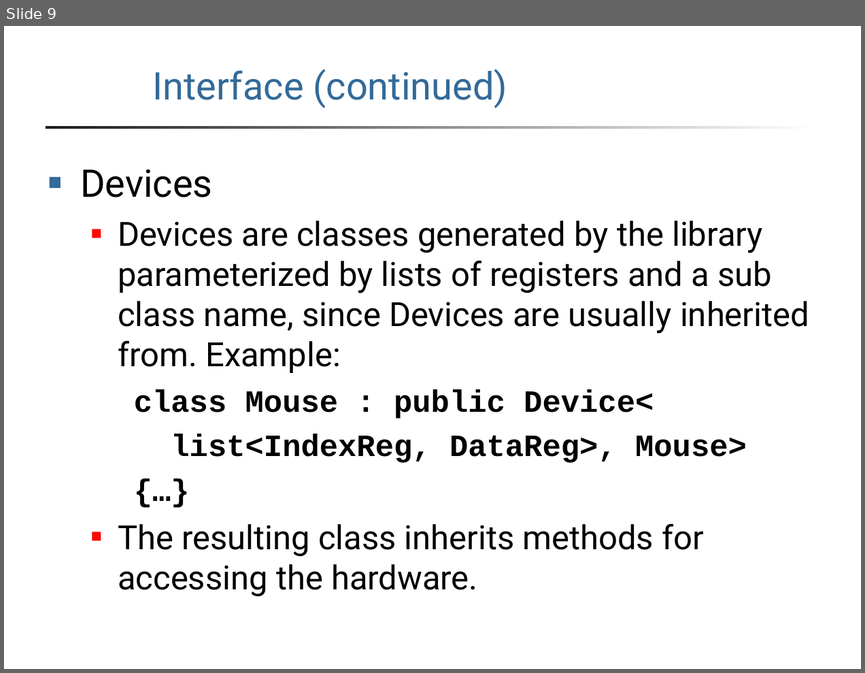
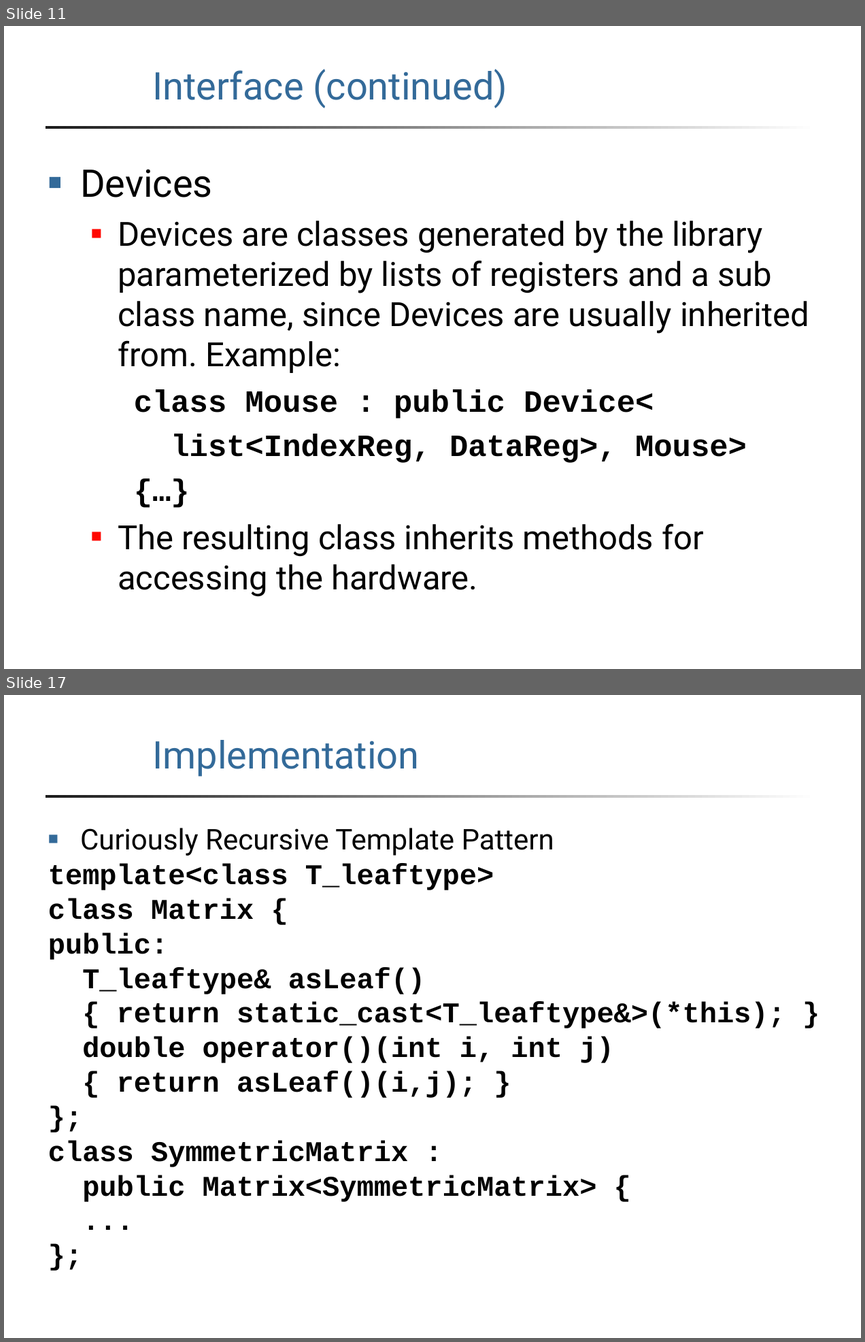
Before and after one commit to ryanofsky/device, a slide deck: report/slides.ppt. Shown one above the other, each under a label of ours: slide 9 before the commit, slides 11 and 17 after it; the slides between them are not shown. The pictures are 865x673 and 865x1342 pixels, drawn with LibreOffice and Linux fonts; fonts in the diff are those of the drawing; background and template pictures are left out. Boxes give left, top, right and bottom in pixels: in the first picture for what was removed or moved away, otherwise in the second. Text is boxed around its words. In the diff, an @@ line names an element or a change of style, - is before the commit and + after.

```diff
--- a/report/slides.ppt
+++ b/report/slides.ppt
@@ slide 17 added at (4, 695, 861, 1338), background #FFFFFF; not listed: 1 template element that a slide beside it also shows @@
@@ title added at (152, 740, 419, 777), 32 pt, text #336A99 @@
+Implementation
@@ text added at (48, 828, 785, 1202), 24 pt, text #000000, bold @@
+■ Curiously Recursive Template Pattern
+template<class T_leaftype>
+class Matrix {
+public:
+T_leaftype& asLeaf()
+{ return static_cast<T_leaftype&>(*this); }
+double operator()(int i, int j)
+{ return asLeaf()(i,j); }
+};
+class SymmetricMatrix :
+public Matrix<SymmetricMatrix> {
+...
+};
@@ what was slide 9 is now slide 11 @@
```
Also in this commit, not shown: 2 slides changed, 6 other slides added.
